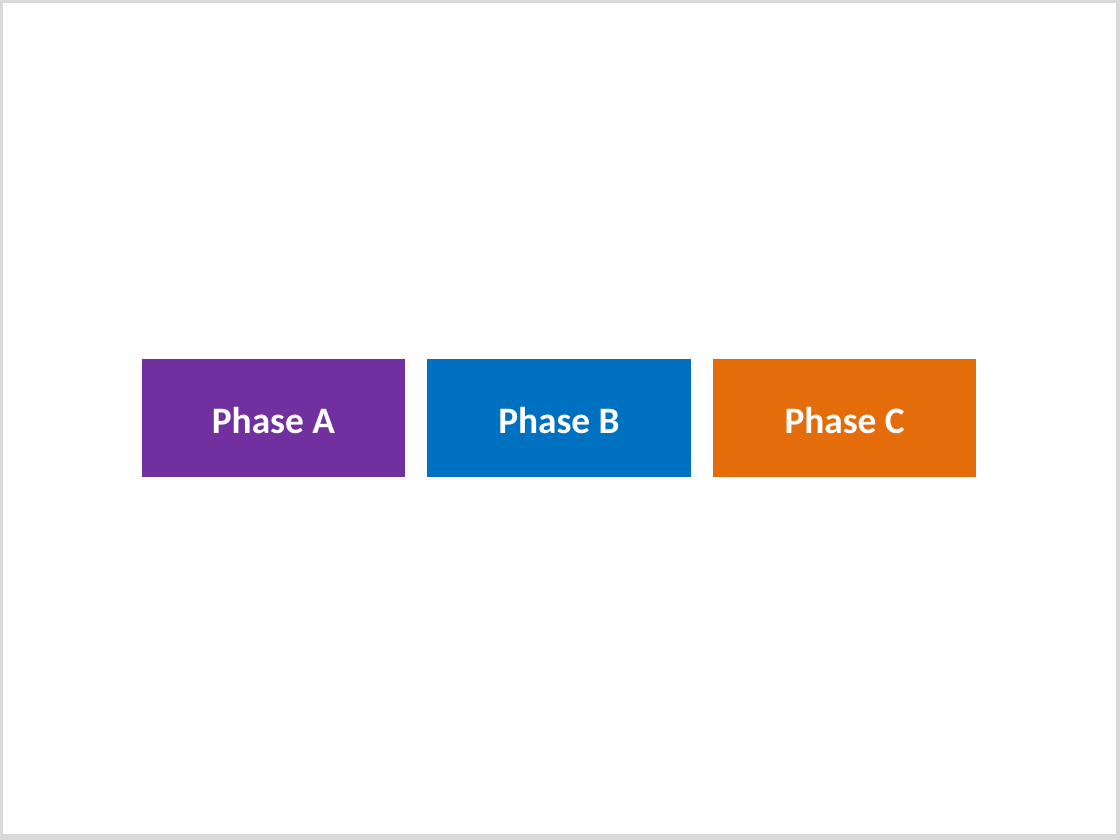
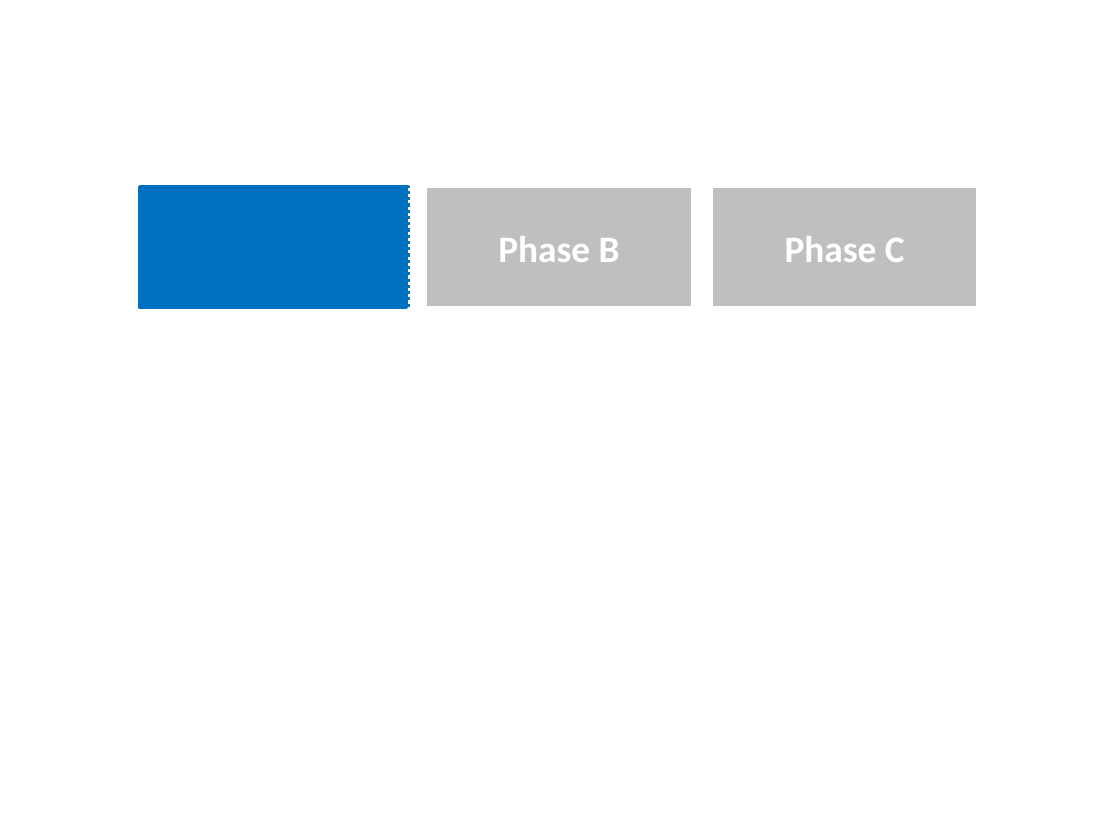
Before and after one commit to PowerPointLabs/PowerPointLabs, a slide deck: slide 2 of doc/Landing page image - after.pptx. Drawn at 1120x840 pixels with LibreOffice and Linux fonts; fonts in the diff are those of the drawing. Boxes give left, top, right and bottom in pixels: in the first picture for what was removed or moved away, otherwise in the second. Text is boxed around its words. In the diff, an @@ line names an element or a change of style, - is before the commit and + after.

```diff
--- a/doc/Landing page image - after.pptx
+++ b/doc/Landing page image - after.pptx
@@ rectangle removed at (0, 0, 1120, 838) @@
@@ rectangle added at (140, 187, 407, 308), fill #0070C0, outline #0070C0 2 pt @@
@@ rectangle added at (142, 187, 409, 308), outline #0070C0 2 pt dashed @@
@@ rectangle "Phase B": place and size @@
-rectangle "Phase B" at (426, 357, 692, 478)
+rectangle "Phase B" at (426, 187, 692, 308)
@@ rectangle "Phase B" at (426, 187, 692, 308): fill #0070C0 to #BFBFBF @@
@@ rectangle "Phase C": place and size @@
-rectangle "Phase C" at (711, 357, 978, 478)
+rectangle "Phase C" at (711, 187, 978, 308)
@@ rectangle "Phase C" at (711, 187, 978, 308): fill #E46C0A to #BFBFBF @@
@@ rectangle removed at (140, 357, 407, 478) @@
-Phase A
```
Also in this commit, not shown: 20 other slides changed, 14 slides added, 10 slides removed, 1 other file.
